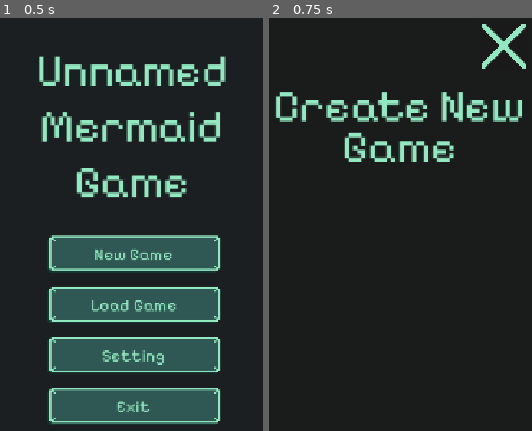
Above: before the commit, frames 1-2 (left to right).
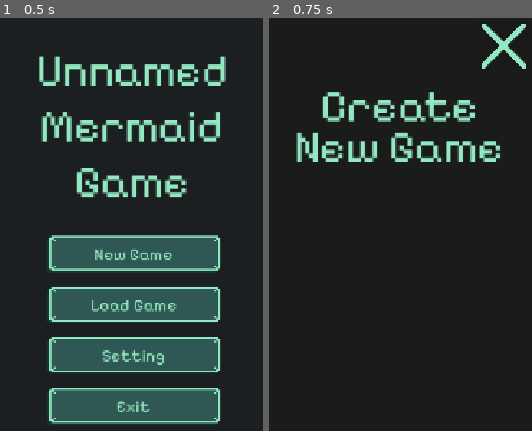
Above: after the commit, the same moments.

Repository: LenaCichewitz/GameJam
Game: Godot game, scene res://scenes/main_scene.tscn
Same seed, same stepped clock (60 frames per second), same inputs: the game is played once before the commit and once after it.
Inputs:
- Up to frame 1 (0.5 s): no input
- Up to frame 2 (0.75 s): click "New Game" at 0.5 s

Frame 1 is identical in both runs. In frame 2, 6.5% of the frame differs, in the area x 2-97%, y 17-35%.

Commit message:
Add new icons and improve naming of icons

Diff:
--- /dev/null
+++ b/graphics/icons/icon_skull.svg
@@ -0,0 +1,12 @@
+<?xml version="1.0" encoding="UTF-8" ?>
+<svg version="1.1" width="64" height="64" xmlns="http://www.w3.org/2000/svg" shape-rendering="crispEdges">
+<rect x="12" y="5" width="40" height="16" fill="#92E8C0" />
+<rect x="4" y="13" width="8" height="32" fill="#92E8C0" />
+<rect x="52" y="13" width="8" height="32" fill="#92E8C0" />
+<rect x="28" y="21" width="8" height="16" fill="#92E8C0" />
+<rect x="12" y="37" width="16" height="16" fill="#92E8C0" />
+<rect x="36" y="37" width="16" height="16" fill="#92E8C0" />
+<rect x="28" y="45" width="8" height="16" fill="#92E8C0" />
+<rect x="12" y="53" width="8" height="8" fill="#92E8C0" />
+<rect x="44" y="53" width="8" height="8" fill="#92E8C0" />
+</svg>
--- a/main_menu.tscn
+++ b/main_menu.tscn
@@ -6,7 +6,7 @@
 [ext_resource type="Texture2D" uid="uid://cyruobvl3nbte" path="res://graphics/Button.png" id="3_nlkkf"]
 [ext_resource type="Texture2D" uid="uid://bbx4w8qmmfjme" path="res://graphics/Button_focus.png" id="4_qe12f"]
 [ext_resource type="Texture2D" uid="uid://mlrowkyssph0" path="res://graphics/Button_hover.png" id="5_8qtwp"]
-[ext_resource type="Texture2D" uid="uid://dvksxvbflrtju" path="res://graphics/icons/Icon_closeButton.svg" id="7_qe12f"]
+[ext_resource type="Texture2D" uid="uid://dvksxvbflrtju" path="res://graphics/icons/icon_close_button.svg" id="7_qe12f"]
 [ext_resource type="Script" uid="uid://dtx17jdt2aw4d" path="res://fullscreen_controll.gd" id="8_8qtwp"]
 
 [sub_resource type="StyleBoxFlat" id="StyleBoxFlat_gf8qy"]
@@ -209,6 +209,7 @@
 anchor_top = 0.5
 anchor_right = 1.0
 anchor_bottom = 0.5
+offset_top = -11.5
 offset_bottom = 208.0
 grow_horizontal = 2
 grow_vertical = 2
@@ -231,7 +232,7 @@
 
 [node name="Label" type="Label" parent="NewGame" unique_id=1608696685]
 custom_minimum_size = Vector2(300, 20)
-custom_maximum_size = Vector2(375, 258)
+custom_maximum_size = Vector2(370, 258)
 layout_mode = 1
 anchors_preset = 10
 anchor_right = 1.0
Renamed: graphics/icons/icon_rightArrow.svg -> graphics/icons/icon_arrow.svg
Not shown, added: graphics/icons/icon_arrow.svg.import
Renamed: graphics/icons/Icon_closeButton.svg -> graphics/icons/icon_close_button.svg
Not shown, changed: graphics/icons/icon_close_button.svg.import
Not shown, changed: graphics/icons/icon_skull.svg.import
